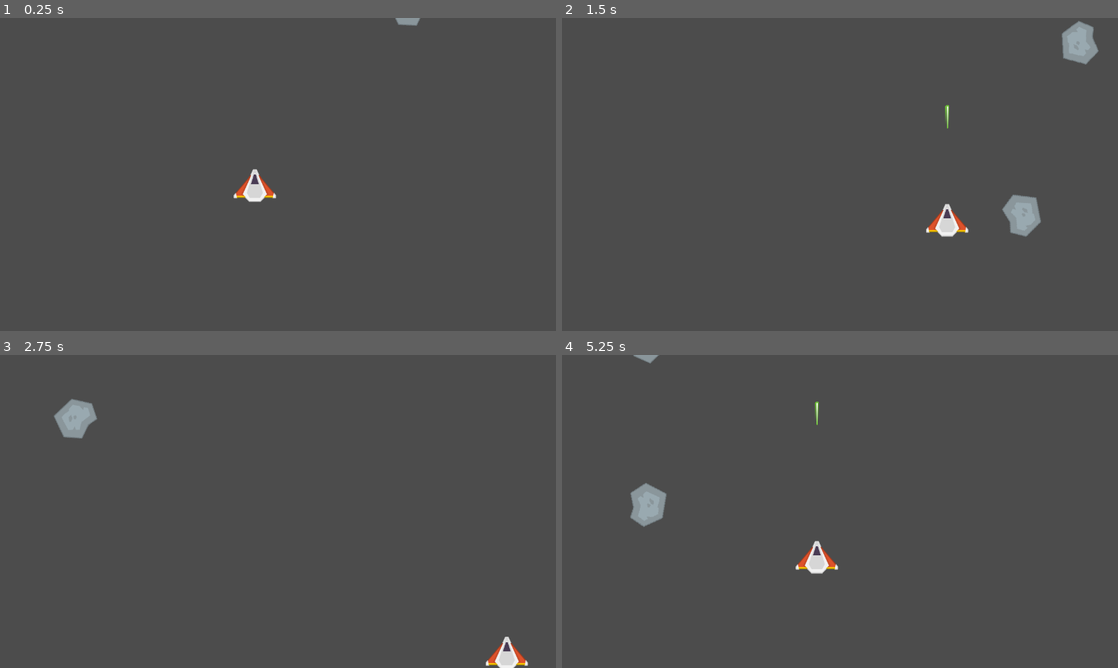
Above: before the commit, frames 1-4 (two rows, left to right).
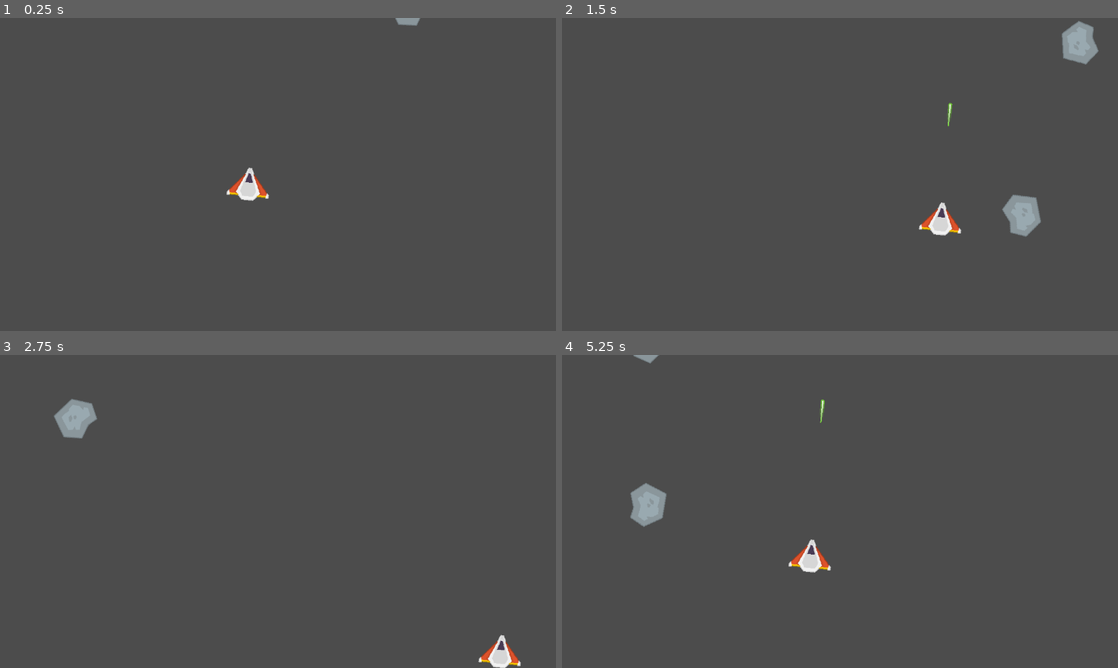
Above: after the commit, the same moments.

Repository: KristoferKoehn/CalculusConflict
Game: Godot game, scene res://Game.tscn
Two runs of this game, one before a commit and one after it. Both use one fixed random seed, a clock stepped at 60 frames per second and the inputs below.
Inputs:
- Up to frame 1 (0.25 s): no input
- Up to frame 2 (1.5 s): tap Enter at 0.5 s; hold Right (ui_right) 0.53-1.28 s; hold Space (shoot) 0.53-1.28 s; hold Down (ui_down) from 1.28 s (still down); tap Space (shoot) at 1.35 s
- Up to frame 3 (2.75 s): release Down (ui_down) at 2.03 s; hold Right (ui_right) from 2.03 s (still down); hold Space (shoot) from 2.03 s (still down)
- Up to frame 4 (5.25 s): release Right (ui_right) at 2.78 s; release Space (shoot) at 2.78 s; hold Up (ui_up) 2.78-3.53 s; tap Space (shoot) at 2.85, 4.35 s; hold Space (shoot) 3.53-4.28 s; hold Left (ui_left) 3.53-5.03 s; hold Down (ui_down) from 5.03 s (still down); hold Space (shoot) from 5.03 s (still down)

The runs differ from the first frame. In frame 1, 0.5% of the frame differs, in the area x 40-50%, y 47-59%; in frame 2, 0.5%; in frame 3, 0.5%; in frame 4, 0.6%, in the area x 40-50%, y 14-70%.

Commit message:
some changes

Diff:
--- a/Game.tscn
+++ b/Game.tscn
@@ -4,7 +4,6 @@
 [ext_resource path="res://characters/Player.tscn" type="PackedScene" id=2]
 
 [node name="Game" type="Node2D"]
-position = Vector2( 14, 3 )
 
 [node name="Player" parent="." instance=ExtResource( 2 )]
 position = Vector2( 573, 382 )
--- a/characters/Player.gd
+++ b/characters/Player.gd
@@ -1,21 +1,26 @@
 extends KinematicBody2D
 
-const SPEED = 400
+var thrust = 400
+var rotation_speed = 15
 
 func _physics_process(delta: float) -> void:
 	var velocity = Vector2()
 
 	if (Input.is_action_pressed("ui_left")):
-		velocity.x = -SPEED
+		velocity.x = -thrust
 	if (Input.is_action_pressed("ui_right")):
-		velocity.x = SPEED
+		velocity.x = thrust
 	if (Input.is_action_pressed("ui_up")):
-		velocity.y = -SPEED
+		velocity.y = -thrust
 	if (Input.is_action_pressed("ui_down")):
-		velocity.y = SPEED
+		velocity.y = thrust
+	move_and_collide(velocity * delta)
 
-	move_and_collide(velocity * delta)
+	rotation = 0.1
 
 func _unhandled_key_input(event):
 	if (event.is_action_pressed("shoot")):
 		$LaserWeapon.shoot()
+
+func get_rotation_vector():
+	return Vector2($RotationNode1.global_position.x - $RotationNode2.global_position.x, $RotationNode1.global_position.y - $RotationNode2.global_position.y)
--- a/characters/Player.tscn
+++ b/characters/Player.tscn
@@ -15,3 +15,8 @@
 
 [node name="LaserWeapon" parent="." instance=ExtResource( 3 )]
 position = Vector2( 0, -54 )
+
+[node name="RotationNode1" type="Node2D" parent="."]
+position = Vector2( 0, 1 )
+
+[node name="RotationNode2" type="Node2D" parent="."]
--- a/objects/Laser.gd
+++ b/objects/Laser.gd
@@ -11,7 +11,11 @@
 func _on_Timer_timeout():
 	queue_free()
 
+func _set_direction_vector(dir):
+	direction = -dir
 
+func _set_rotation(rot):
+	rotation = rot
 
 func _on_Laser_body_shape_entered(body_rid, body, body_shape_index, local_shape_index):
 	if (body.is_in_group("asteroids")):
--- a/objects/LaserWeapon.gd
+++ b/objects/LaserWeapon.gd
@@ -4,5 +4,7 @@
 
 func shoot():
 	var laser = laser_scene.instance()
-	laser.global_position = self.global_position - Vector2(14,0)
+	laser.global_position = self.global_position
+	laser._set_direction_vector(get_parent().get_rotation_vector())
+	laser._set_rotation(get_parent().rotation)
 	get_node("/root/Game").add_child(laser)
